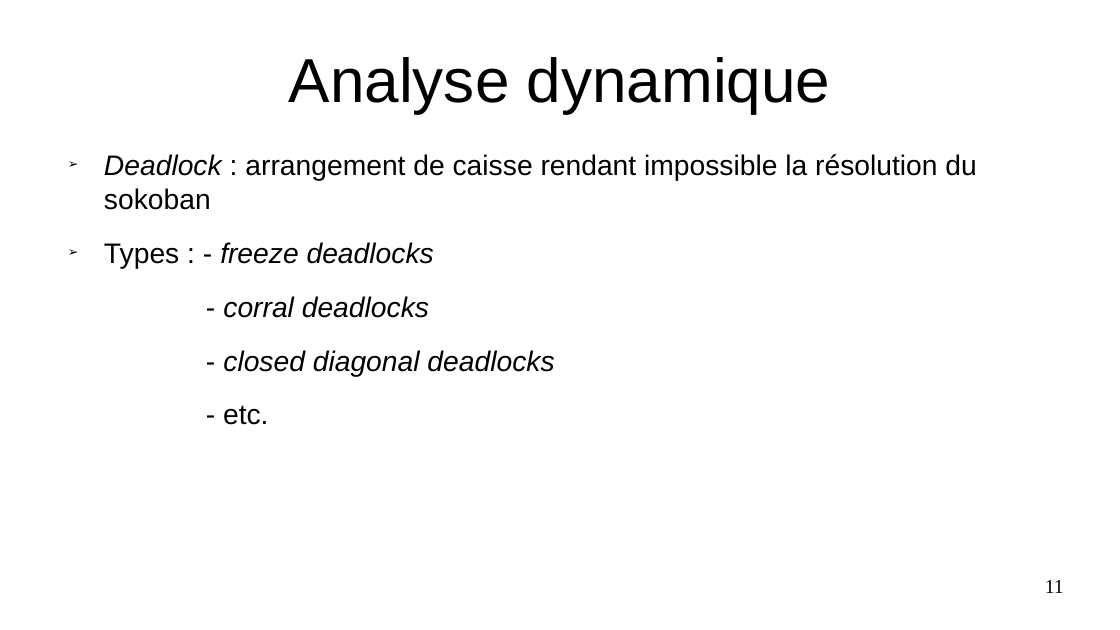
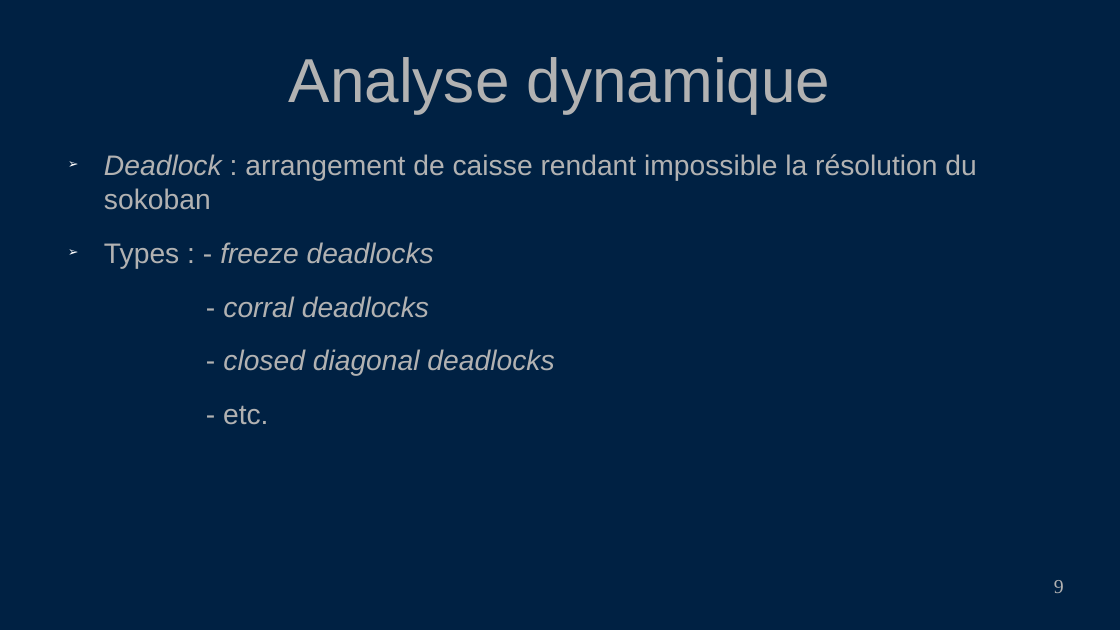
Before and after one commit to PoulpoGaz/sokoshell, a slide deck: slide 9 of documents/presentation.odp (slide 11 before the commit). Drawn at 1120x630 pixels with LibreOffice and Linux fonts; fonts in the diff are those of the drawing. Boxes give left, top, right and bottom in pixels: in the first picture for what was removed or moved away, otherwise in the second. Text is boxed around its words. In the diff, an @@ line names an element or a change of style, - is before the commit and + after.

```diff
--- a/documents/presentation.odp
+++ b/documents/presentation.odp
@@ background #FFFFFF to #002143 @@
@@ title "Analyse dynamique" at bbox=[289, 57, 831, 113]: text colour #000000 to #B2B2B2 @@
@@ text "Deadlock : arrangement de caisse ..." at bbox=[104, 154, 976, 425]: text colour #000000 to #B2B2B2; bullet colour #000000 to #FFFFFF @@
@@ page number at bbox=[1054, 580, 1064, 593]: text changed; text colour #000000 to #B2B2B2 @@
-11
+9
```
Also in this commit, not shown: 12 other slides changed, 2 slides removed, 4 other files.
